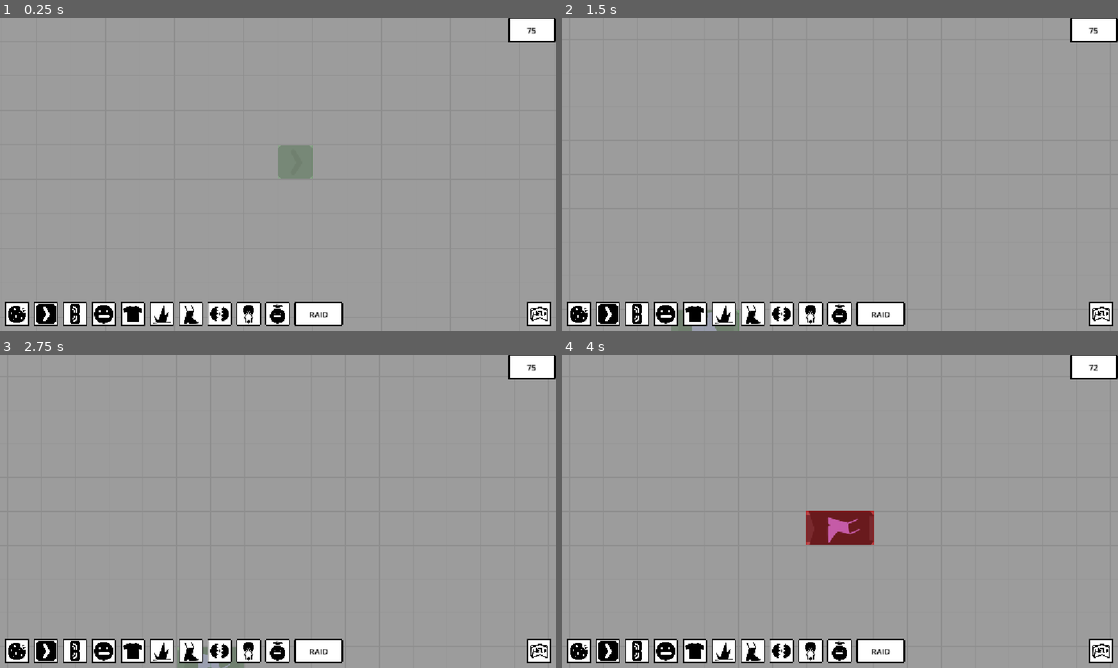
Above: before the commit, frames 1-4 (two rows, left to right).
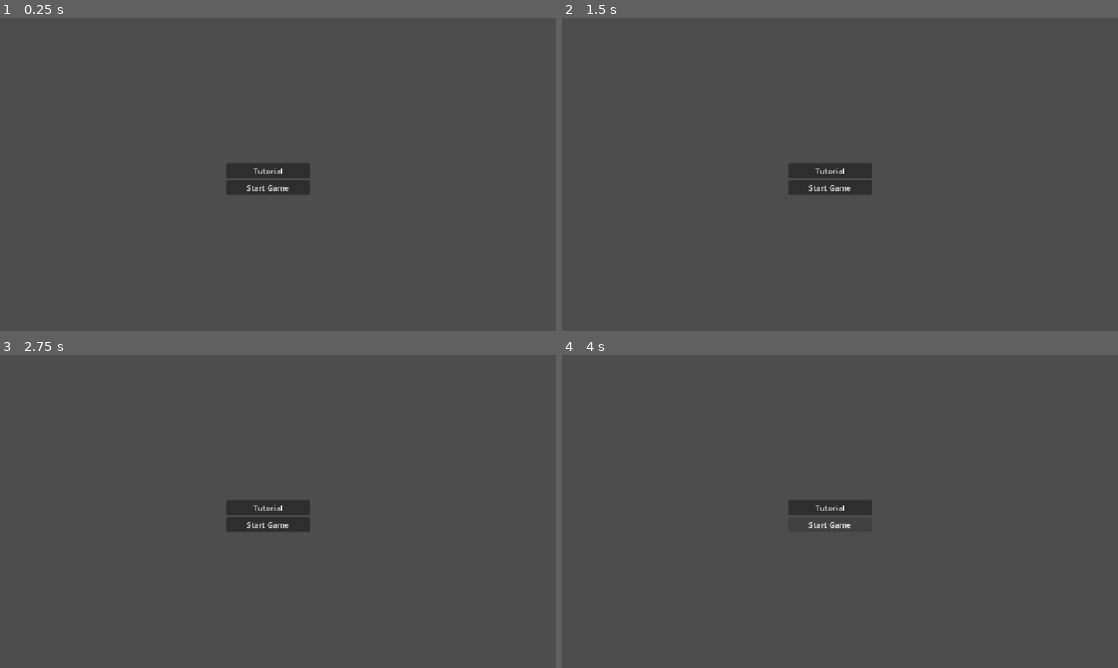
Above: after the commit, the same moments.

Repository: Schlutzkrapfen/Camara-Game
Game: Godot game, scene res://Levels/main_menu.tscn
The game is run twice, just before and just after one commit, with the same random seed, the same clock (stepped at 60 frames per second) and the same inputs. Before the commit the project starts from res://Levels/main_scene_RobertTesting.tscn.
Inputs (mouse positions are in pixels of both pictures, inside the frame that each line leads up to):
- Up to frame 1 (0.25 s): no input
- Up to frame 2 (1.5 s): click (667, 315) at 0.52 s; click (695, 315) at 1.27 s
- Up to frame 3 (2.75 s): click (189, 652) at 2.02 s
- Up to frame 4 (4 s): click (828, 524) at 2.75 s, where only the run after the commit has a clickable "Start Game"; click (828, 524) at 3.5 s, where only the run after the commit has a clickable "Start Game"

The runs differ from the first frame. In frame 1, 100% of the frame differs, in the area x 0-100%, y 0-100%; in frame 2, 100%; in frame 3, 100%; in frame 4, 100%.

Commit message:
added the third tutorial level needs testing

Diff:
--- /dev/null
+++ b/Levels/Settlements/FirstEncounter_tut.tscn
@@ -0,0 +1,19 @@
+[gd_scene format=3 uid="uid://1jiiy6o5k3sd"]
+
+[ext_resource type="PackedScene" uid="uid://dlyg7svl3faxm" path="res://Levels/Enemies/Grunt.tscn" id="1_evk7y"]
+[ext_resource type="Texture2D" uid="uid://o1j4100412vu" path="res://assets/Sprites/Tutorial/Bad Guy.png" id="2_4bhnu"]
+
+[node name="TestSettlement" type="Node2D" unique_id=1731217481]
+
+[node name="Grunt" parent="." unique_id=233829948 instance=ExtResource("1_evk7y")]
+position = Vector2(616, -1439)
+
+[node name="Grunt2" parent="." unique_id=1383277508 instance=ExtResource("1_evk7y")]
+position = Vector2(-671, -1461)
+
+[node name="Grunt3" parent="." unique_id=360318503 instance=ExtResource("1_evk7y")]
+position = Vector2(151, 550)
+
+[node name="BadGuy" type="Sprite2D" parent="Grunt3" unique_id=2129584585]
+position = Vector2(350, -1184)
+texture = ExtResource("2_4bhnu")
--- a/Levels/Tutorial1.tscn
+++ b/Levels/Tutorial1.tscn
@@ -231,13 +231,10 @@
 
 [node name="UI" parent="." unique_id=1117017474 instance=ExtResource("27_sxfsk")]
 
-[node name="TorsoFactory" parent="UI/Margin/HBox" parent_id_path=PackedInt32Array(1117017474, 42983778) index="4" unique_id=165883831]
+[node name="HeadFactory" parent="UI/Margin/HBox" parent_id_path=PackedInt32Array(1117017474, 42983778) index="3" unique_id=445236347]
 visible = false
 
 [node name="SpikeFactory" parent="UI/Margin/HBox" parent_id_path=PackedInt32Array(1117017474, 42983778) index="5" unique_id=1194546142]
-visible = false
-
-[node name="LegFactory" parent="UI/Margin/HBox" parent_id_path=PackedInt32Array(1117017474, 42983778) index="6" unique_id=494071228]
 visible = false
 
 [node name="Combiner" parent="UI/Margin/HBox" parent_id_path=PackedInt32Array(1117017474, 42983778) index="7" unique_id=1863150022]
--- a/Levels/Tutorial2.tscn
+++ b/Levels/Tutorial2.tscn
@@ -24,7 +24,7 @@
 [ext_resource type="TileSet" uid="uid://dfd14baga48q4" path="res://Resourcen/Tilemap.tres" id="22_u7w7g"]
 [ext_resource type="PackedScene" uid="uid://12viga72ue0v" path="res://Levels/audiomanager.tscn" id="23_8auhq"]
 [ext_resource type="Script" uid="uid://do8dom7rcdpjx" path="res://script/globals/GameManager.gd" id="24_33ung"]
-[ext_resource type="PackedScene" uid="uid://b5dskihv6nlwm" path="res://Levels/Settlements/FirstEncounter.tscn" id="25_8akuo"]
+[ext_resource type="PackedScene" uid="uid://1jiiy6o5k3sd" path="res://Levels/Settlements/FirstEncounter_tut.tscn" id="25_8akuo"]
 [ext_resource type="Resource" uid="uid://ddnvtxogyvq56" path="res://Resourcen/tutorial2.tres" id="25_yt3tv"]
 [ext_resource type="Texture2D" uid="uid://chnfiiflilo6y" path="res://assets/Sprites/Tutorial/Page1.png" id="26_v6x73"]
 [ext_resource type="Texture2D" uid="uid://dv1cvv0chdhul" path="res://assets/Sprites/Tutorial/Page2.png" id="27_yogl4"]
@@ -176,6 +176,7 @@
 texture = ExtResource("2_8akuo")
 
 [node name="Camera2D" type="Camera2D" parent="." unique_id=1101754663]
+position = Vector2(548, 86)
 script = ExtResource("3_psiyx")
 locked = true
 edge_scrolling_enabled = false
@@ -240,6 +241,8 @@
 [node name="RAID" parent="UI/Margin/HBox" parent_id_path=PackedInt32Array(1117017474, 42983778) index="10" unique_id=2077756194]
 visible = false
 
+[node name="Sprite2D2" type="Sprite2D" parent="." unique_id=338445919]
+
 [connection signal="maschin_finished" from="MainTailMap" to="Level2" method="_tutorial_level"]
 [connection signal="is_okay_to_build" from="CheckIfBuild" to="MainTailMap" method="check_building"]
 
--- a/Levels/main_menu.gd
+++ b/Levels/main_menu.gd
@@ -1,5 +1,7 @@
 extends Control
 
+@export var game:PackedScene
+@export var tutorail:PackedScene
 
 func _on_button_button_up() -> void:
 	pass # Replace with function body.
--- a/Levels/main_menu.tscn
+++ b/Levels/main_menu.tscn
@@ -28,6 +28,7 @@
 offset_bottom = 76.0
 grow_horizontal = 2
 grow_vertical = 2
+script = ExtResource("1_6ucrw")
 
 [node name="VBoxContainer" type="VBoxContainer" parent="MarginContainer" unique_id=1907160907]
 layout_mode = 2
--- a/Resourcen/tutorial2.tres
+++ b/Resourcen/tutorial2.tres
@@ -4,7 +4,7 @@
 [ext_resource type="Resource" uid="uid://dm7rfndkmyk8g" path="res://Resourcen/goo_factory_tut.tres" id="3_xga8w"]
 [ext_resource type="Resource" uid="uid://relupug667cn" path="res://Resourcen/conaer_belt_tut.tres" id="4_bppw5"]
 [ext_resource type="Script" uid="uid://02teojrlf8xw" path="res://script/Creature.gd" id="5_dmsfh"]
-[ext_resource type="PackedScene" uid="uid://btntyicyivdry" path="res://Levels/Creature/leg_2.tscn" id="7_n74gw"]
+[ext_resource type="Resource" uid="uid://cwefkshq6k55c" path="res://Resourcen/conaer_belt.tres" id="7_2x2b6"]
 [ext_resource type="PackedScene" uid="uid://dsmrf3r26mbjx" path="res://Levels/main_scene_RobertTesting.tscn" id="8_2x2b6"]
 [ext_resource type="Script" uid="uid://4rxcymabsf8u" path="res://script/goo.gd" id="8_i8dgc"]
 [ext_resource type="PackedScene" uid="uid://te3wdjrwjvf3" path="res://Levels/Creature/torso.tscn" id="9_7p6r2"]
@@ -21,19 +21,6 @@
 can_not_deleted = true
 factory_type = 4
 
-[sub_resource type="Resource" id="Resource_n74gw"]
-script = ExtResource("1_n74gw")
-size = Vector2i(2, 1)
-tilemap_id = 8
-craft_time = 1.0
-input = Array[Script]([ExtResource("8_i8dgc")])
-output = Array[PackedScene]([ExtResource("7_n74gw")])
-output_tile = Dictionary[Vector2i, int]({
-Vector2i(1, 0): 0
-})
-buildcost = 3
-can_not_deleted = true
-
 [sub_resource type="Resource" id="Resource_gnba1"]
 script = ExtResource("1_n74gw")
 size = Vector2i(2, 1)
@@ -47,19 +34,32 @@
 buildcost = 3
 can_not_deleted = true
 
-[sub_resource type="Resource" id="Resource_kbjpp"]
+[sub_resource type="Resource" id="Resource_2x2b6"]
 script = ExtResource("1_n74gw")
 size = Vector2i(2, 2)
-tilemap_id = 9
+tilemap_id = 10
 craft_time = 1.0
-input = Array[Script]([ExtResource("5_dmsfh"), ExtResource("5_dmsfh")])
+input = Array[Script]([ExtResource("5_dmsfh"), ExtResource("8_i8dgc")])
 output_tile = Dictionary[Vector2i, int]({
 Vector2i(1, 1): 0
 })
 input_size = 2
 buildcost = 5
 can_not_deleted = true
-factory_type = 1
+factory_type = 2
+
+[sub_resource type="Resource" id="Resource_kbjpp"]
+script = ExtResource("1_n74gw")
+size = Vector2i(4, 3)
+tilemap_id = 11
+craft_time = 1.5
+input = Array[Script]([ExtResource("5_dmsfh")])
+output_tile = Dictionary[Vector2i, int]({
+Vector2i(3, 1): 0
+})
+buildcost = 10
+can_not_deleted = true
+factory_type = 3
 
 [resource]
 script = ExtResource("11_177q7")
@@ -67,14 +67,11 @@
 building = Dictionary[Vector2i, ExtResource("1_n74gw")]({
 Vector2i(0, 23): ExtResource("3_xga8w"),
 Vector2i(3, 24): SubResource("Resource_oa26c"),
-Vector2i(4, 24): SubResource("Resource_n74gw"),
+Vector2i(4, 24): ExtResource("4_bppw5"),
 Vector2i(4, 25): SubResource("Resource_gnba1"),
+Vector2i(5, 24): ExtResource("7_2x2b6"),
 Vector2i(6, 24): ExtResource("4_bppw5"),
 Vector2i(6, 25): ExtResource("4_bppw5"),
-Vector2i(7, 24): ExtResource("4_bppw5"),
-Vector2i(7, 25): ExtResource("4_bppw5"),
-Vector2i(8, 24): ExtResource("4_bppw5"),
-Vector2i(8, 25): ExtResource("4_bppw5"),
-Vector2i(9, 24): SubResource("Resource_kbjpp"),
-Vector2i(11, 25): ExtResource("4_bppw5")
+Vector2i(7, 24): SubResource("Resource_2x2b6"),
+Vector2i(10, 30): SubResource("Resource_kbjpp")
 })
--- a/project.godot
+++ b/project.godot
@@ -15,7 +15,7 @@
 [application]
 
 config/name="Camera_factory"
-run/main_scene="uid://dsmrf3r26mbjx"
+run/main_scene="uid://qd2q56dbmfki"
 config/features=PackedStringArray("4.7", "GL Compatibility")
 config/icon="res://icon.svg"
 
--- a/script/Creature.gd
+++ b/script/Creature.gd
@@ -87,7 +87,7 @@
 
 
 	## Attack if possible
-	if curAttackCooldown <= 0:
+	if curAttackCooldown <= 0 and  attackDamage > 0 :
 		var someoneInRange: bool = false
 		for enemy in get_tree().get_nodes_in_group("enemies"):
 			if global_position.distance_squared_to(enemy.global_position) <= attackRange * attackRange:
Binary file added: assets/Sprites/Tutorial/Bad Guy.png
Not shown, added: assets/Sprites/Tutorial/Bad Guy.png.import
Not shown, added: assets/Sprites/Tutorial/Bad Guy.png~
